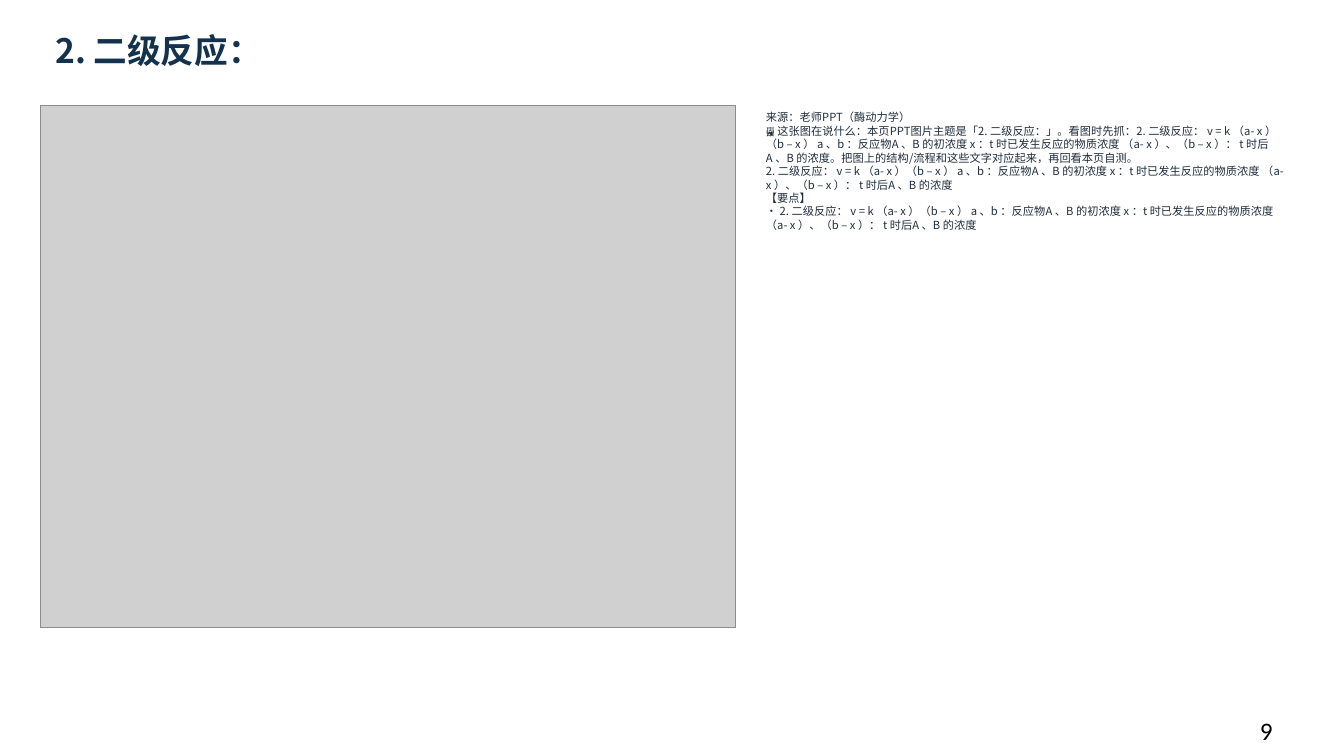
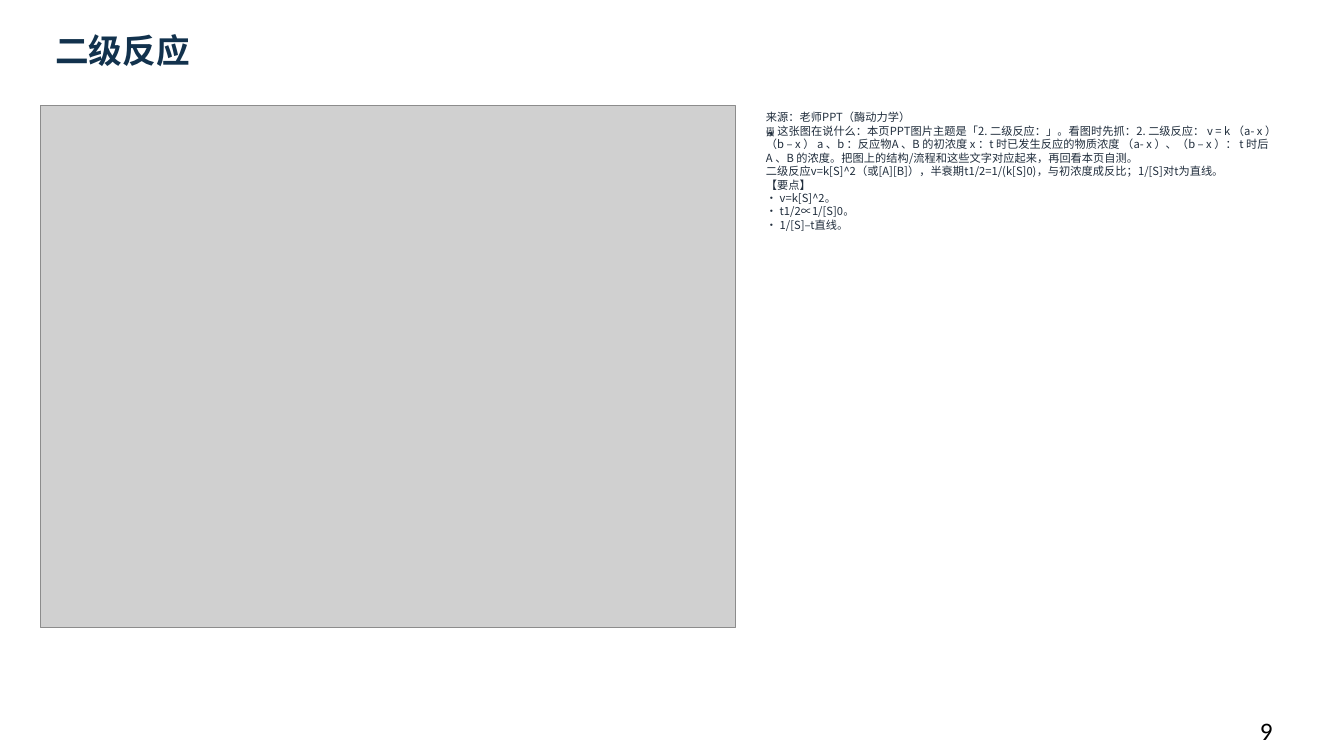
Before and after one commit to newkan-li/Biochemistry, a slide deck: slide 9 of downloads/bc07-ai-style.pptx. Drawn at 1344x756 pixels with LibreOffice and Linux fonts; fonts in the diff are those of the drawing; grey boxes stand for pictures. Boxes give left, top, right and bottom in pixels: in the first picture for what was removed or moved away, otherwise in the second. Text is boxed around its words. In the diff, an @@ line names an element or a change of style, - is before the commit and + after.

```diff
--- a/downloads/bc07-ai-style.pptx
+++ b/downloads/bc07-ai-style.pptx
@@ text at <box>55,34,189,66</box>: text changed @@
-2. 二级反应：
+二级反应
@@ text at <box>766,111,1268,231</box>: text changed @@
-来源：老师PPT（酶动力学）
-🖼 这张图在说什么：本页PPT图片主题是「2. 二级反应：」。看图时先抓：2. 二级反应： v = k （a- x ）（b – x ） a 、b ：反应物A 、B 的初浓度 x ：t 时已发生反应的物质浓度 （a- x ）、（b – x ）： t 时后A 、B 的浓度。把图上的结构/流程和这些文字对应起来，再回看本页自测。
-2. 二级反应： v = k （a- x ）（b – x ） a 、b ：反应物A 、B 的初浓度 x ：t 时已发生反应的物质浓度 （a- x ）、（b – x ）： t 时后A 、B 的浓度
-【要点】
-• 2. 二级反应： v = k （a- x ）（b – x ） a 、b ：反应物A 、B 的初浓度 x ：t 时已发生反应的物质浓度 （a- x ）、（b – x ）： t 时后A 、B 的浓度
+来源：老师PPT（酶动力学）
+🖼 这张图在说什么：本页PPT图片主题是「2. 二级反应：」。看图时先抓：2. 二级反应： v = k （a- x ）（b – x ） a 、b ：反应物A 、B 的初浓度 x ：t 时已发生反应的物质浓度 （a- x ）、（b – x ）： t 时后A 、B 的浓度。把图上的结构/流程和这些文字对应起来，再回看本页自测。
+二级反应v=k[S]^2（或[A][B]），半衰期t1/2=1/(k[S]0)，与初浓度成反比；1/[S]对t为直线。
+【要点】
+• v=k[S]^2。
+• t1/2∝1/[S]0。
+• 1/[S]–t直线。
```
Also in this commit, not shown: 24 other slides changed, 12 slides added, 10 other files.
